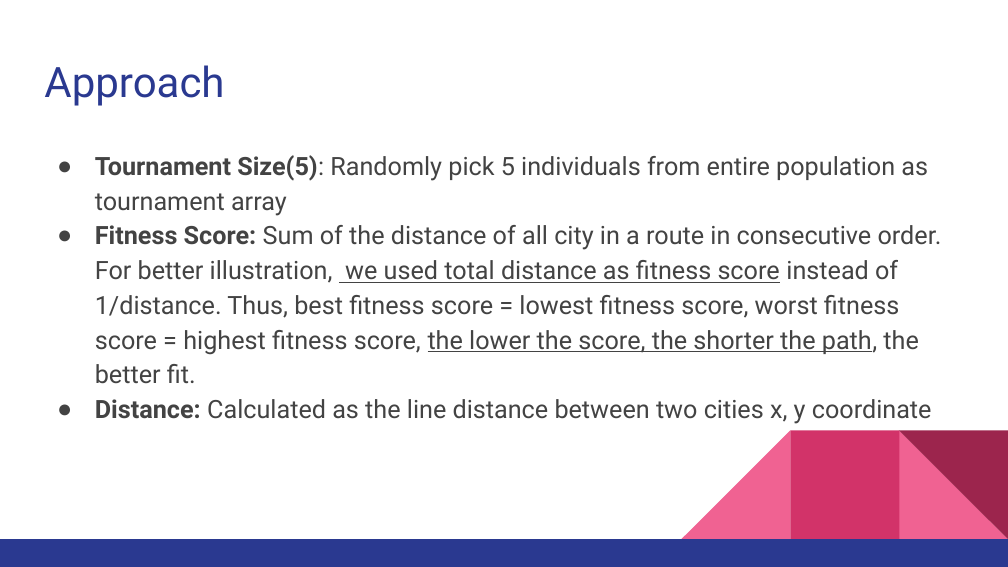
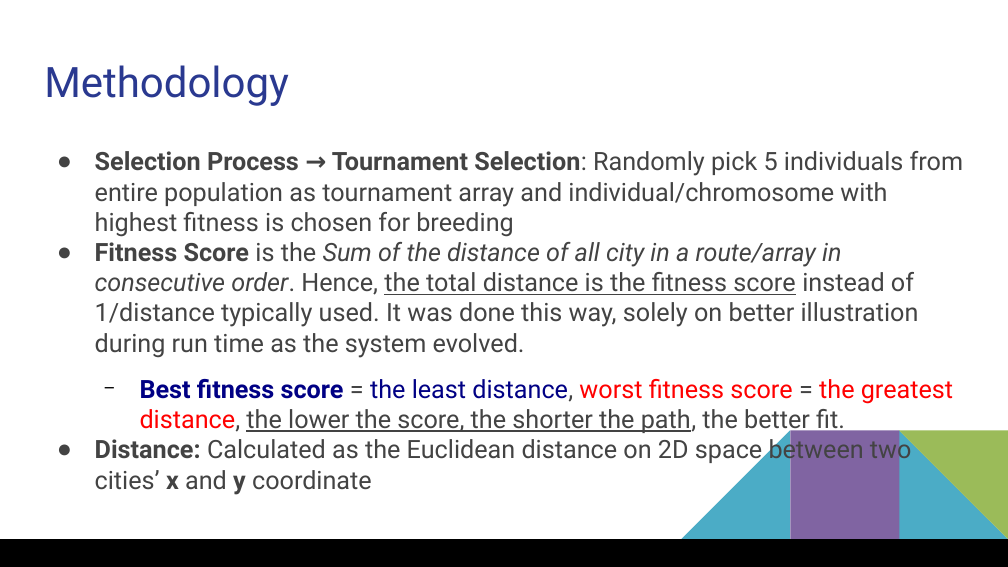
Before and after one commit to FatCache/INFO6205-527-Genetic_Algorithm, a slide deck: slide 4 of Report.pptx. Drawn at 1008x567 pixels with LibreOffice and Linux fonts; fonts in the diff are those of the drawing. Boxes give left, top, right and bottom in pixels: in the first picture for what was removed or moved away, otherwise in the second. Text is boxed around its words. In the diff, an @@ line names an element or a change of style, - is before the commit and + after.

Commit message:
tweaks

```diff
--- a/Report.pptx
+++ b/Report.pptx
@@ text at bbox=[44, 65, 289, 106]: text changed @@
-Approach
+Methodology
@@ text at bbox=[95, 151, 963, 495]: text changed @@
-● Tournament Size(5): Randomly pick 5 individuals from entire population as tournament array
-● Fitness Score: Sum of the distance of all city in a route in consecutive order. For better illustration, we used total distance as fitness score instead of 1/distance. Thus, best fitness score = lowest fitness score, worst fitness score = highest fitness score, the lower the score, the shorter the path, the better fit.
-● Distance: Calculated as the line distance between two cities x, y coordinate
+● Selection Process → Tournament Selection: Randomly pick 5 individuals from entire population as tournament array and individual/chromosome with highest fitness is chosen for breeding
+● Fitness Score is the Sum of the distance of all city in a route/array in consecutive order. Hence, the total distance is the fitness score instead of 1/distance typically used. It was done this way, solely on better illustration during run time as the system evolved.
+  − Best fitness score = the least distance, worst fitness score = the greatest distance, the lower the score, the shorter the path, the better fit.
+● Distance: Calculated as the Euclidean distance on 2D space between two cities’ x and y coordinate
@@ right triangle at bbox=[681, 430, 790, 539]: fill #F06292 to #4BACC6 @@
@@ rectangle at bbox=[790, 430, 899, 539]: fill #D23369 to #8064A2 @@
@@ right triangle at bbox=[899, 430, 1008, 539]: fill #F06292 to #4BACC6 @@
@@ right triangle at bbox=[899, 430, 1008, 539]: fill #9C254D to #9BBB59 @@
@@ rectangle at bbox=[0, 539, 1008, 566]: fill #2A3990 to #000000 @@
```
Also in this commit, not shown: 9 other slides changed.
